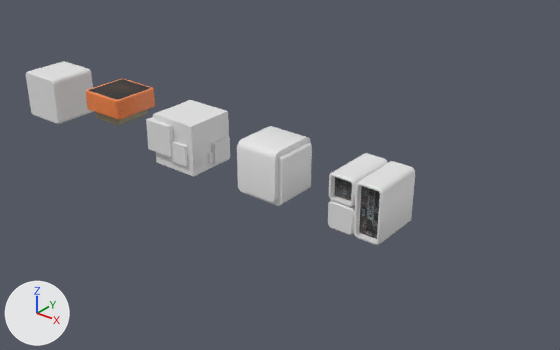
Before and after pictures for a commit that changed the glTF model packages/client/public/models/facilities.glb.
One viewpoint serves both versions: a camera (50 mm lens) standing at (12.28, -9.07, 5.77) and looking at (4.31, 0.89, -0.4). The axes (+X, +Y, +Z) are drawn at lower left. The lights are the same throughout. Vertices at the same position are counted once.

Names of what the first picture shows: 'Block02', 'BlockBase', 'Double00', 'Double00.001', 'Engine00.001', 'FacilityBase', 'Well00', 'dynamo00', 'dynamo00.001'.
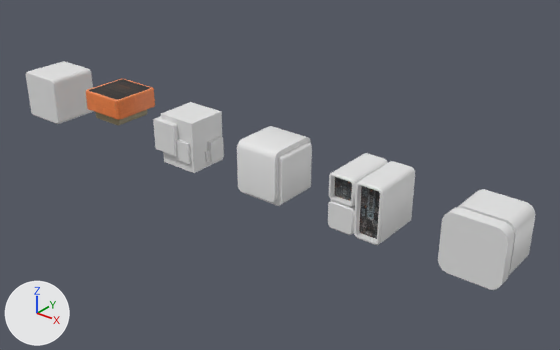
Boxes (x1, y1, x2, y2) around the edits, measured in the pictures (560 x 350 px; the box of a moved part takes in the faces that stretch with it):
'Engine00.001', moved
    before: (159, 112, 202, 174)
    after: (438, 207, 515, 290)
'BlockBase', mesh rescaled (19% narrower, 6% shorter)
    before: (153, 100, 230, 176)
    after: (161, 102, 223, 173)
'Engine00', moved (not visible before)
    after: (458, 189, 536, 275)
'Block02', reshaped (15% narrower)
    before: (146, 117, 230, 164)
    after: (153, 116, 224, 163)
part 2 of me_cube_015, moved or reshaped
    before: (146, 117, 173, 157)
    after: (153, 116, 178, 156)
part 3 of me_cube_015, moved or reshaped
    before: (211, 136, 230, 164)
    after: (207, 136, 224, 163)

Diff of the bpy script that builds the scene:
```diff
--- a/packages/client/public/models/facilities.glb.py
+++ b/packages/client/public/models/facilities.glb.py
@@ me_cube_001 @@
 me_cube_001.from_pydata(...)  # 8 vertices, 12 faces; spans x -0.493..0.493, y -0.505..0.482, z -0.493..0.493
 # used by ob_blockbase; location = (2.5, 0.5, 0.0)
+# me_cube_001 part 1: the whole mesh is scaled about its middle by (0.816, 0.806, 1), then moved by (0.002, 0.009, 0.0)
 me_cube_001.materials.append(mat_block01_mat)
@@ me_cube_015 @@
 me_cube_015.from_pydata(...)  # 24 vertices, 32 faces; spans x -0.597..0.603, y -0.592..0.588, z -0.389..0.39
 # used by ob_block02; location = (2.5, 0.5, 0.0)
+# me_cube_015 part 2: the loose piece of 8 vertices spanning x -0.597..0.007, y -0.592..0.012, z -0.214..0.39 is scaled about its middle by (0.876, 0.839, 1), then moved by (0.06, 0.043, 0.0)
+# me_cube_015 part 3: the loose piece of 8 vertices spanning x 0.357..0.603, y -0.022..0.384, z -0.389..0.017 is scaled about its middle by (0.738, 0.829, 1), then moved by (-0.069, -0.035, 0.0)
 me_cube_015.materials.append(mat_block01_mat)
@@ ob_engine00 @@
 ob_engine00 = bpy.data.objects.new('Engine00', me_cube_010)
-ob_engine00.location = (2.5, 0.5, 0.0)
+ob_engine00.location = (8.5, 0.5, 0.0)
@@ ob_engine00_001 @@
 ob_engine00_001 = bpy.data.objects.new('Engine00.001', me_cube_011)
-ob_engine00_001.location = (2.5, 0.5, 0.0)
+ob_engine00_001.location = (8.5, 0.5, 0.0)
```
